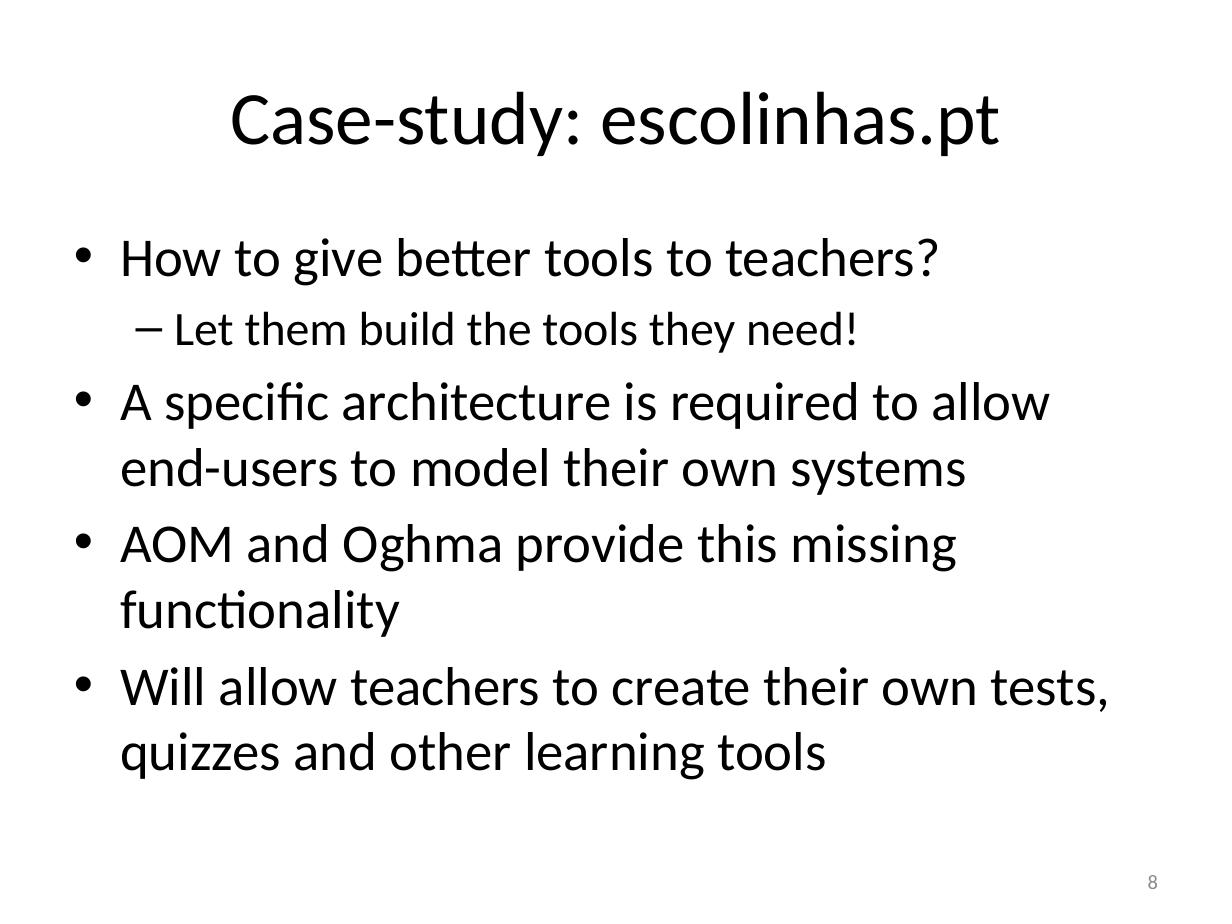
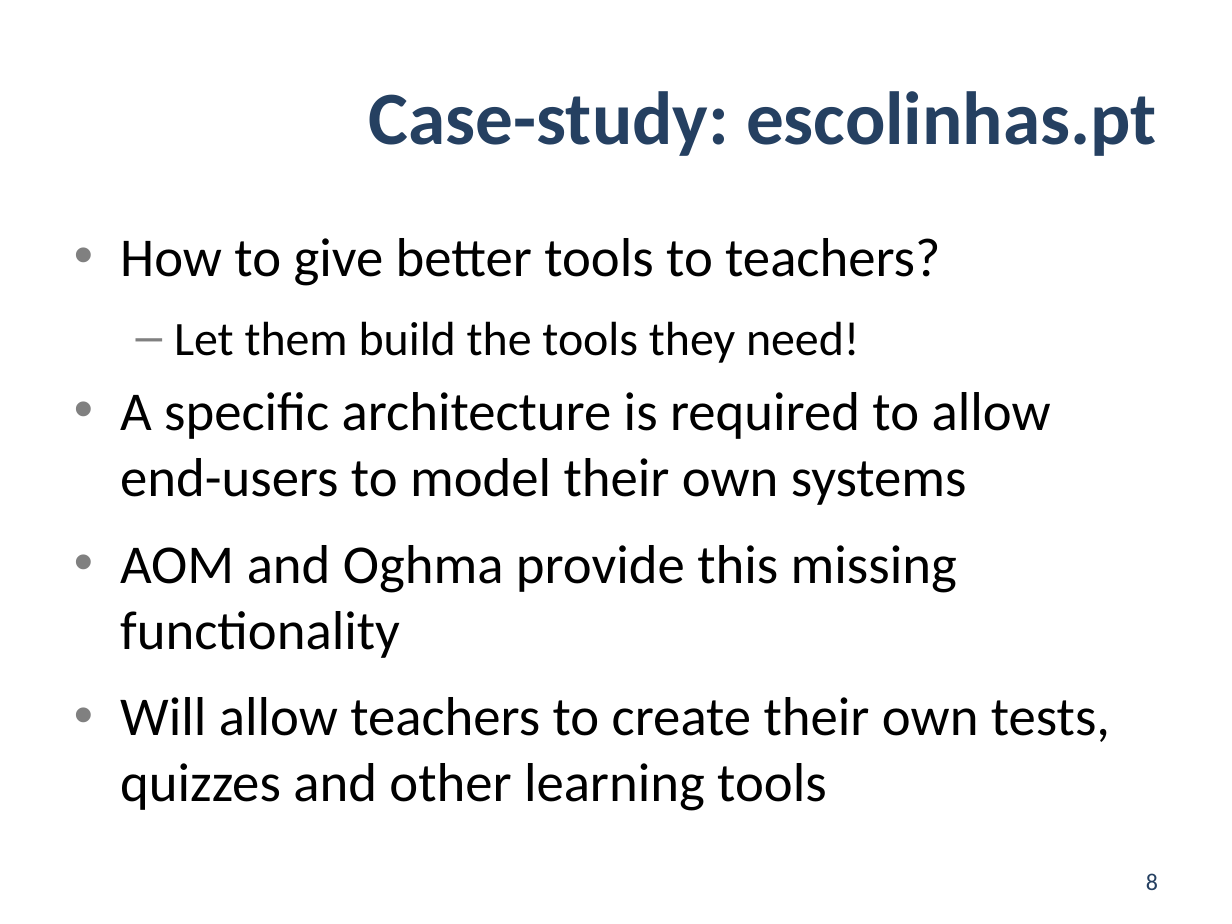
Before and after one commit to jgradim/thesis, a slide deck: slide 8 of presentations/pdis1.pptx. Drawn at 1232x924 pixels with LibreOffice and Linux fonts; fonts in the diff are those of the drawing. Boxes give left, top, right and bottom in pixels: in the first picture for what was removed or moved away, otherwise in the second. Text is boxed around its words. In the diff, an @@ line names an element or a change of style, - is before the commit and + after.

```diff
--- a/presentations/pdis1.pptx
+++ b/presentations/pdis1.pptx
@@ title "Case-study: escolinhas.pt" at [369, 91, 1156, 156]: text colour #000000 to #254061, bold on; alignment centre to right @@
@@ text "How to give better tools ..." at [120, 238, 1110, 811]: more space between paragraphs @@
@@ page number at [1146, 873, 1158, 890]: size 12 to 14 pt, text colour #8C8C8C to #254061 @@
```
Also in this commit, not shown: 9 other slides changed, 1 other file.
